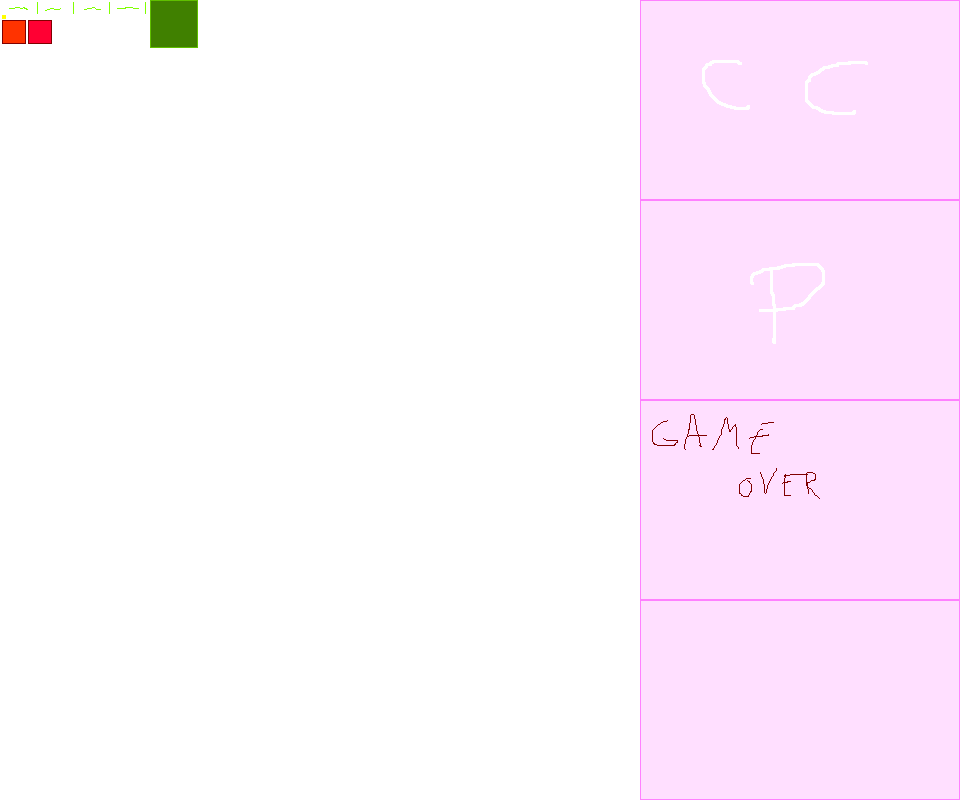
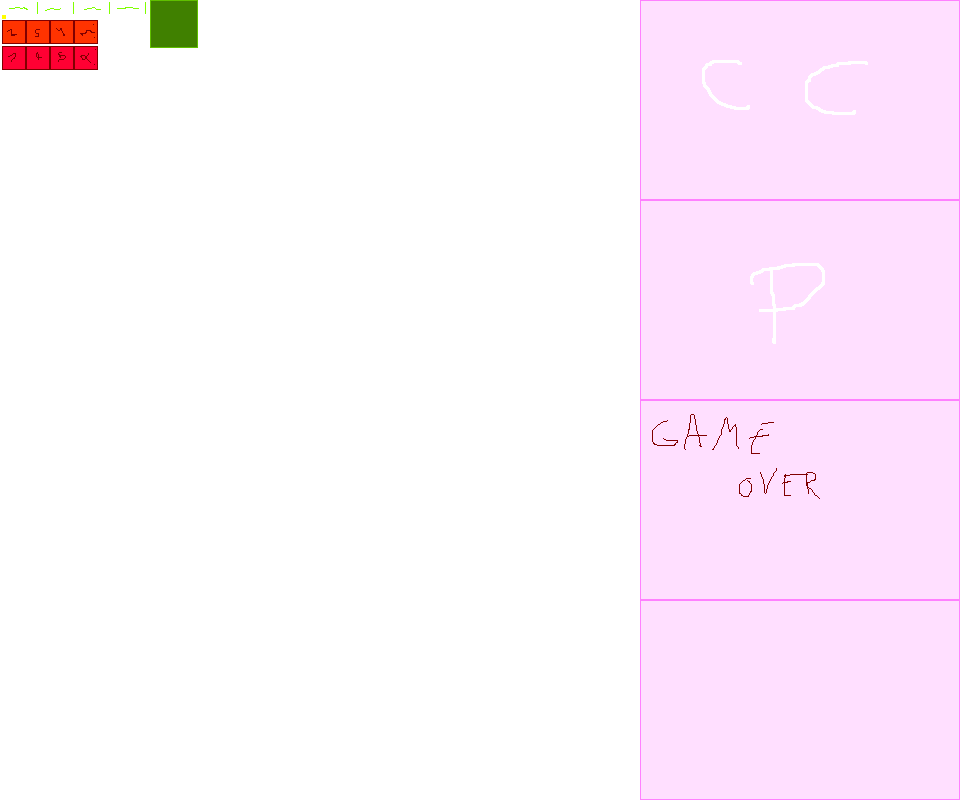
The second 960x800 image is a revision of the first. Changes to its layers:
painted on "sprites" over (2, 20, 98, 70)
